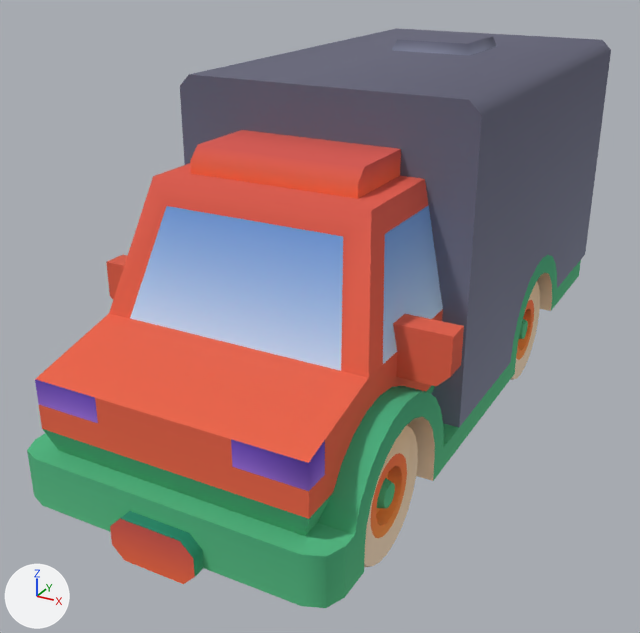
The glTF model Assets/UnityEve/Art/Models/car-kit/delivery.glb as it was, and as the next commit left it.
Both versions are drawn from a 50 mm camera at (1.65, -3.44, 2.15) aimed at (-0.13, -0.19, 0.53). Every picture has the same lights, and +X, +Y and +Z are marked at lower left. The first picture is the older version. Where no turn or scale is listed for an object, it has been applied to the vertices. Vertices at exactly the same position are counted once.

Names of what the first picture shows: 'body', 'wheel-back-left', 'wheel-front-left'.
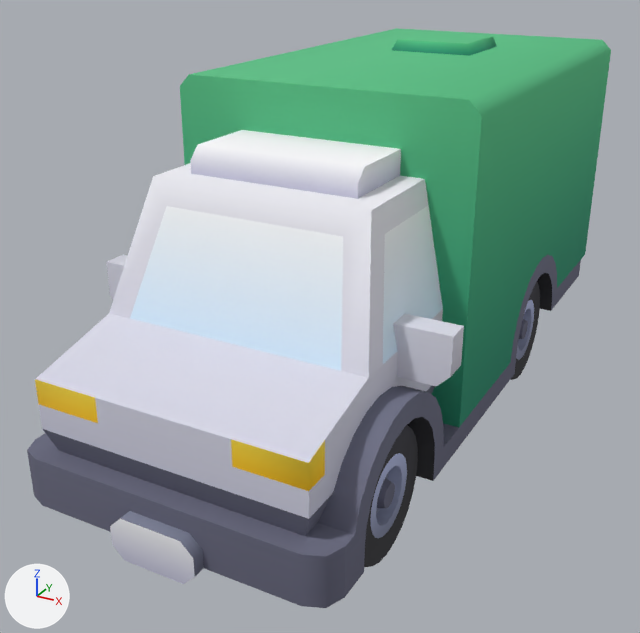
Where the newer file only moved an object's origin or applied its transform, the numbers keep the older frame.

Location of each change, [x1, y1, x2, y2] in pixels of the pictures (640 x 633 px):
part 1 of me_wheel_front_left, surface changed
    both: [364, 425, 418, 567]
part 2 of me_wheel_back_left, surface changed
    both: [510, 282, 540, 380]
part 3 of me_body, surface changed
    both: [27, 28, 611, 608]

The change, as a list of edits to the scene's bpy script:
```text
Change me_wheel_front_left:
    where me_wheel_front_left.from_pydata(...)  # 264 vertices, 428 faces; spans x 0.3..0.6, y -1.31..-0.71, z 0.0..0.6
    used by ob_wheel_front_left; location = (0.0, 0.0, 0.0)
    me_wheel_front_left part 1: 428 kept faces spanning x 0.3..0.6, y -1.31..-0.71, z 0.0..0.6 get new texture (UV) coordinates
Change me_wheel_back_left:
    where me_wheel_back_left.from_pydata(...)  # 264 vertices, 428 faces; spans x 0.3..0.6, y 0.31..0.91, z 0.0..0.6
    used by ob_wheel_back_left; location = (0.0, 0.0, 0.0)
    me_wheel_back_left part 2: 428 kept faces spanning x 0.3..0.6, y 0.31..0.91, z 0.0..0.6 get new texture (UV) coordinates
Change me_body:
    used by ob_body; location = (0.0, 0.0, 0.0)
    remove me_body.from_pydata(...)  # 456 vertices, 730 faces; spans x -0.75..0.75, y -1.6..1.65, z 0.15..1.65
    add me_body.from_pydata(...)  # 458 vertices, 730 faces; spans x -0.75..0.75, y -1.6..1.65, z 0.15..1.65
    me_body part 3: 720 kept faces spanning x -0.75..0.75, y -1.6..1.65, z 0.15..1.65 get new texture (UV) coordinates
    edits to the shape of me_body do not show in these pictures
```
